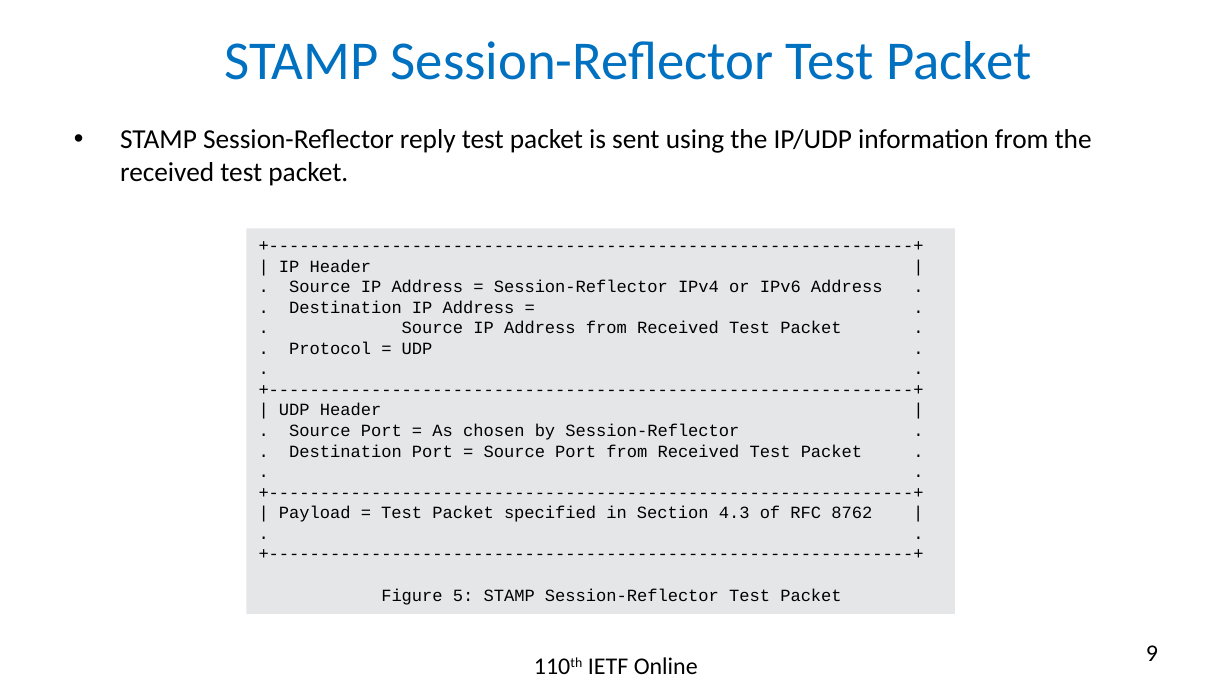
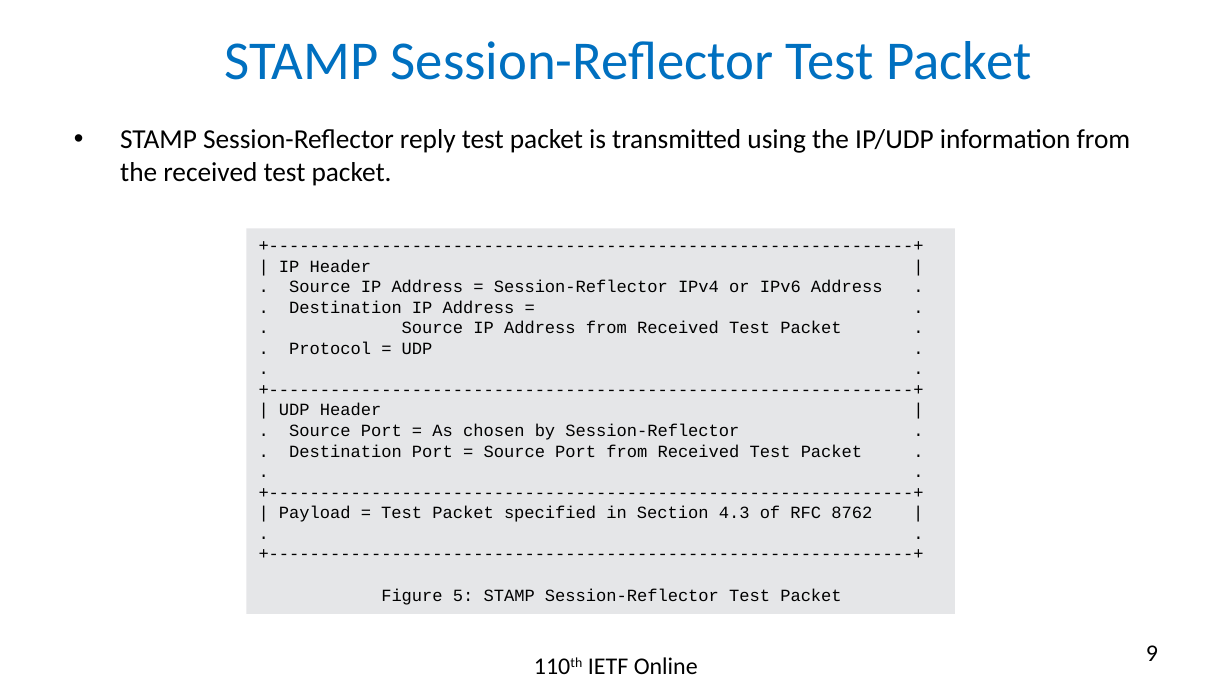
Before and after one commit to rakgandhi/ietf-slides, a slide deck: slide 9 of draft-gandhi-spring-stamp-srpm-05.pptx. Drawn at 1232x693 pixels with LibreOffice and Linux fonts; fonts in the diff are those of the drawing. Boxes give left, top, right and bottom in pixels: in the first picture for what was removed or moved away, otherwise in the second. Text is boxed around its words. In the diff, an @@ line names an element or a change of style, - is before the commit and + after.

```diff
--- a/draft-gandhi-spring-stamp-srpm-05.pptx
+++ b/draft-gandhi-spring-stamp-srpm-05.pptx
@@ text at <box>120,129,1131,186</box>: text changed @@
-• STAMP Session-Reflector reply test packet is sent using the IP/UDP information from the received test packet.
+• STAMP Session-Reflector reply test packet is transmitted using the IP/UDP information from the received test packet.
```
Also in this commit, not shown: 1 other slide changed, 5 other files.
